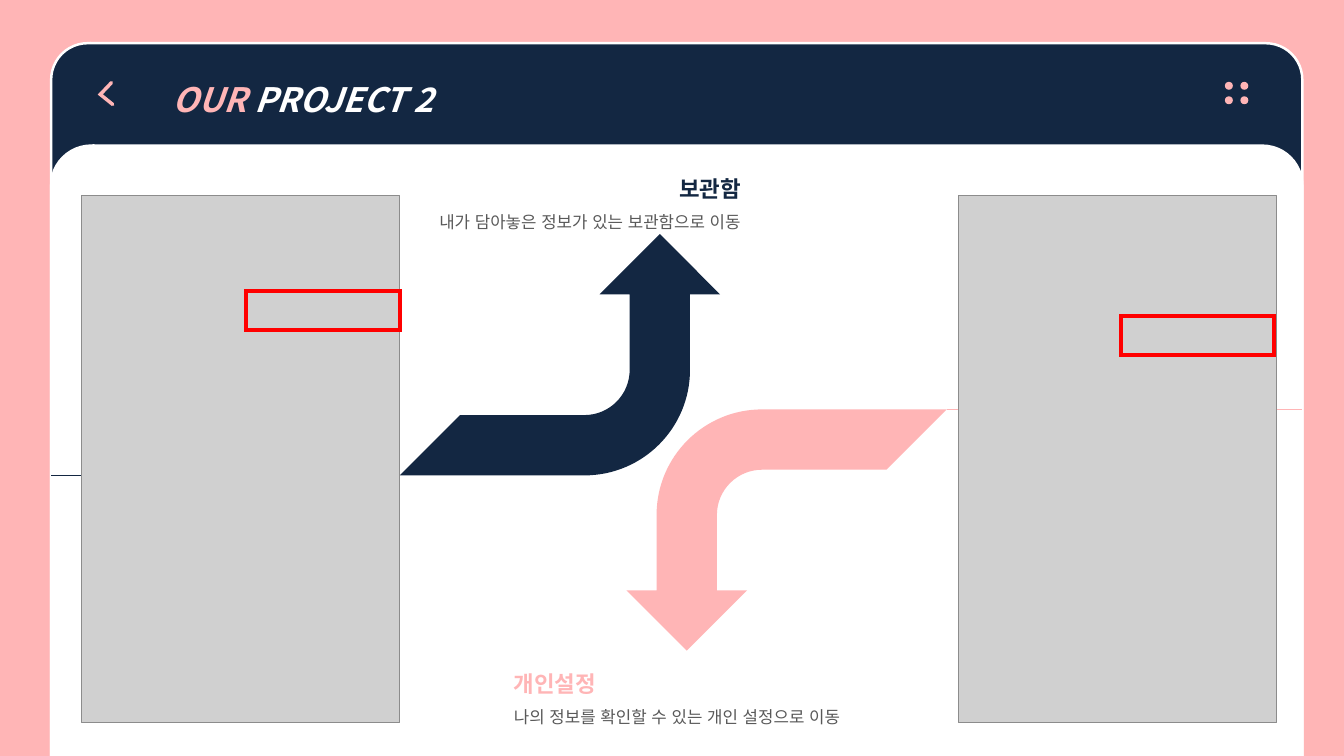
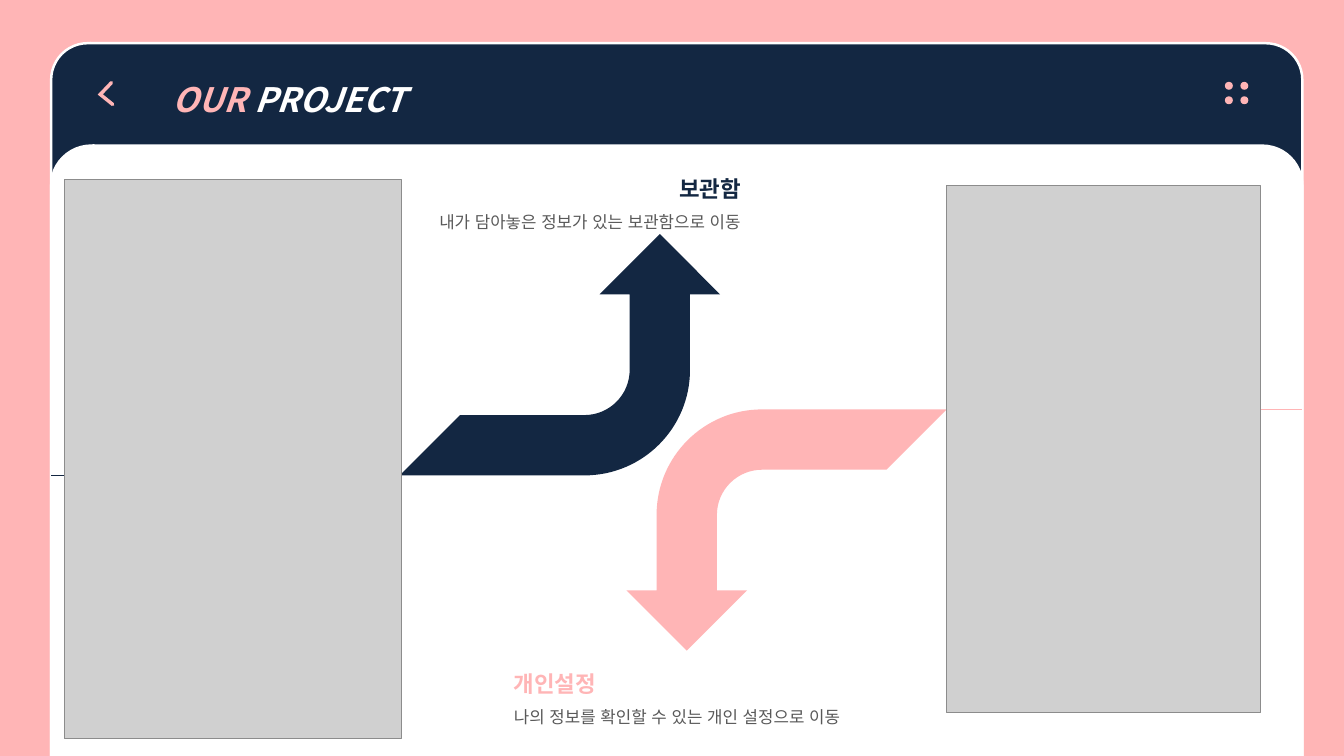
Before and after one commit to sunhyung2007/graduation_project, a slide deck: slide 10 of 뚜닥뚜닥_전프발표.pptx (slide 7 before the commit). Drawn at 1344x756 pixels with LibreOffice and Linux fonts; fonts in the diff are those of the drawing; grey boxes stand for pictures. Boxes give left, top, right and bottom in pixels: in the first picture for what was removed or moved away, otherwise in the second. Text is boxed around its words. In the diff, an @@ line names an element or a change of style, - is before the commit and + after.

```diff
--- a/뚜닥뚜닥_전프발표.pptx
+++ b/뚜닥뚜닥_전프발표.pptx
@@ text in round same rect at [173, 86, 406, 113]: text changed @@
-    OUR PROJECT 2
+    OUR PROJECT
@@ picture: place and size @@
-picture at [82, 196, 400, 723]
+picture at [65, 179, 401, 739]
@@ picture: place and size @@
-picture at [959, 196, 1277, 723]
+picture at [947, 186, 1260, 713]
@@ rectangle removed at [246, 291, 399, 330] @@
@@ rectangle removed at [1121, 316, 1274, 354] @@
```
Also in this commit, not shown: 5 other slides changed, 9 slides added.
